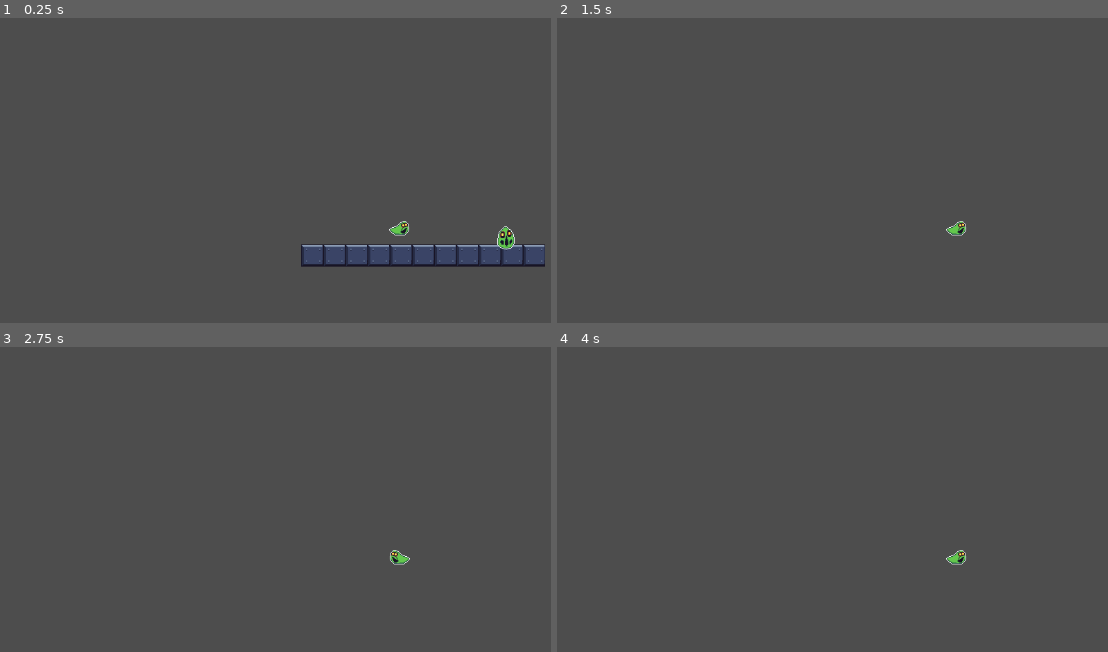
Above: before the commit, frames 1-4 (two rows, left to right).
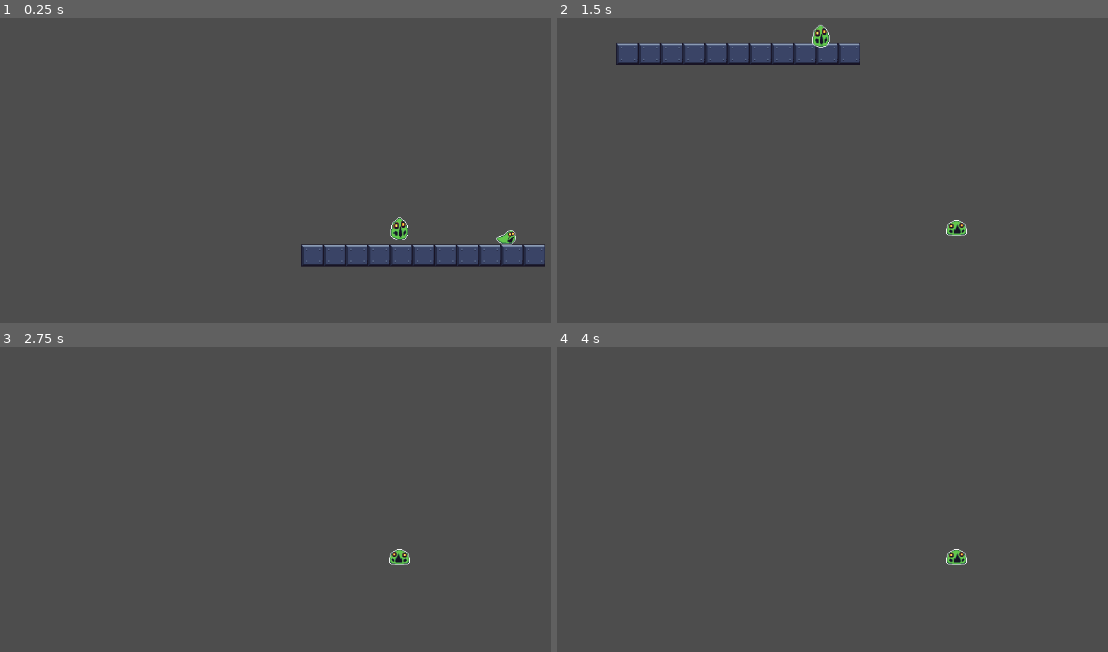
Above: after the commit, the same moments.

Repository: LordEnigma1/gameJam36LockIn
Game: Godot game, scene res://Scenes/main.tscn
The game is run twice, just before and just after one commit, with the same random seed, the same clock (stepped at 60 frames per second) and the same inputs.
Inputs:
- Up to frame 1 (0.25 s): no input
- Up to frame 2 (1.5 s): hold Right (right) from 0.53 s (still down); tap Shift (dash) at 0.6 s; tap Space (jump) at 0.77, 0.8, 1.07, 1.35 s
- Up to frame 3 (2.75 s): tap Space (jump) at 1.52, 1.82, 2.3 s; tap Shift (dash) at 1.55, 2.1 s; tap Enter at 2 s; release Right (right) at 2.03 s; hold Left (left) from 2.03 s (still down)
- Up to frame 4 (4 s): tap Space (jump) at 2.75, 3.02, 3.32, 3.77, 3.8 s; release Left (left) at 2.78 s; hold Right (right) from 2.78 s (still down); tap E (possess) at 2.85 s; tap Shift (dash) at 3.05, 3.6 s; tap Enter at 3.5 s

The runs differ from the first frame. In frame 1, 0.4% of the frame differs, in the area x 70-94%, y 65-77%; in frame 2, 3.4%, in the area x 10-75%, y 2-72%; in frame 3, 0.2%; in frame 4, 0.2%.

Commit message:
Updated dash animation

Diff:
--- a/game-jam-entry-lock-in/Scenes/player.tscn
+++ b/game-jam-entry-lock-in/Scenes/player.tscn
@@ -2,28 +2,42 @@
 
 [ext_resource type="Script" uid="uid://bhig7el1b7exv" path="res://Scenes/playerMovement.gd" id="1_6t5aa"]
 [ext_resource type="Texture2D" uid="uid://bcuhts2cqbx0c" path="res://assets/player/spritePlayerSheet.png" id="2_cvnsp"]
+[ext_resource type="Texture2D" uid="uid://cde2kwrdu1vbw" path="res://assets/player/runSheet.png" id="3_fkybt"]
 [ext_resource type="Script" uid="uid://ytynqewpv8c7" path="res://Scenes/playerControl.gd" id="3_vgqql"]
 
-[sub_resource type="RectangleShape2D" id="RectangleShape2D_cvnsp"]
-size = Vector2(29, 22)
+[sub_resource type="CapsuleShape2D" id="CapsuleShape2D_x3wgy"]
+radius = 13.0
+height = 34.0
 
-[sub_resource type="AtlasTexture" id="AtlasTexture_6t5aa"]
+[sub_resource type="AtlasTexture" id="AtlasTexture_3smsa"]
 atlas = ExtResource("2_cvnsp")
-region = Rect2(32, 0, 32, 35)
+region = Rect2(33, 14, 29, 21)
 
-[sub_resource type="AtlasTexture" id="AtlasTexture_vgqql"]
+[sub_resource type="AtlasTexture" id="AtlasTexture_8erm5"]
 atlas = ExtResource("2_cvnsp")
-region = Rect2(64, 0, 32, 35)
+region = Rect2(67, 2, 25, 33)
 
-[sub_resource type="AtlasTexture" id="AtlasTexture_fkybt"]
-atlas = ExtResource("2_cvnsp")
-region = Rect2(0, 0, 32, 35)
+[sub_resource type="AtlasTexture" id="AtlasTexture_f1ek2"]
+atlas = ExtResource("3_fkybt")
+region = Rect2(0, 9, 32, 23)
+
+[sub_resource type="AtlasTexture" id="AtlasTexture_tx1dd"]
+atlas = ExtResource("3_fkybt")
+region = Rect2(32, 9, 32, 23)
+
+[sub_resource type="AtlasTexture" id="AtlasTexture_gymyn"]
+atlas = ExtResource("3_fkybt")
+region = Rect2(64, 9, 32, 23)
+
+[sub_resource type="AtlasTexture" id="AtlasTexture_pu2lt"]
+atlas = ExtResource("3_fkybt")
+region = Rect2(96, 9, 32, 23)
 
 [sub_resource type="SpriteFrames" id="SpriteFrames_6t5aa"]
 animations = [{
 "frames": [{
 "duration": 1.0,
-"texture": SubResource("AtlasTexture_6t5aa")
+"texture": SubResource("AtlasTexture_3smsa")
 }],
 "loop": true,
 "name": &"dash",
@@ -31,7 +45,7 @@
 }, {
 "frames": [{
 "duration": 1.0,
-"texture": SubResource("AtlasTexture_vgqql")
+"texture": SubResource("AtlasTexture_8erm5")
 }],
 "loop": true,
 "name": &"jump",
@@ -39,7 +53,16 @@
 }, {
 "frames": [{
 "duration": 1.0,
-"texture": SubResource("AtlasTexture_fkybt")
+"texture": SubResource("AtlasTexture_f1ek2")
+}, {
+"duration": 1.0,
+"texture": SubResource("AtlasTexture_tx1dd")
+}, {
+"duration": 1.0,
+"texture": SubResource("AtlasTexture_gymyn")
+}, {
+"duration": 1.0,
+"texture": SubResource("AtlasTexture_pu2lt")
 }],
 "loop": true,
 "name": &"move",
@@ -55,12 +78,12 @@
 is_possessed = true
 
 [node name="CollisionShape2D" type="CollisionShape2D" parent="." unique_id=680300575]
-shape = SubResource("RectangleShape2D_cvnsp")
+shape = SubResource("CapsuleShape2D_x3wgy")
 
 [node name="AnimatedSprite2D" type="AnimatedSprite2D" parent="." unique_id=452701996]
-position = Vector2(0, -7)
 sprite_frames = SubResource("SpriteFrames_6t5aa")
 animation = &"dash"
+frame_progress = 0.4696136
 
 [node name="Camera2D" type="Camera2D" parent="." unique_id=2058491844]
 
@@ -79,3 +102,6 @@
 shape = SubResource("CapsuleShape2D_fkybt")
 
 [node name="ejectMarker" type="Marker2D" parent="." unique_id=247456070]
+
+[connection signal="timeout" from="dashTimer" to="." method="_on_dash_timer_timeout"]
+[connection signal="timeout" from="dashCooldown" to="." method="_on_dash_cooldown_timeout"]
--- a/game-jam-entry-lock-in/Scenes/playerMovement.gd
+++ b/game-jam-entry-lock-in/Scenes/playerMovement.gd
@@ -4,8 +4,7 @@
 @export var is_possessed: bool = false
 @export var speed: float = 300.0
 @onready var eject_marker: Marker2D = $ejectMarker
-
-
+@onready var collision_shape_2d: CollisionShape2D = $CollisionShape2D
 @onready var animated_sprite_2d: AnimatedSprite2D = $AnimatedSprite2D
 
 var gravity: float = 500.0
@@ -19,13 +18,13 @@
 @onready var dash_cooldown: Timer = $dashCooldown
 
 
-
 # Jump variables
 @export var jump_speed: float = -550.0
 @export var base_gravity: float = 1400.0
 @export var fall_gravity_multiplier: float = 1.7
 @export var jump_cut_multiplier: float = 0.35
 var is_jumping: bool = false
+
 
 func _physics_process(delta: float) -> void:
 	var input_dir: float = 0.0
@@ -43,12 +42,15 @@
 
 
 	if not is_on_floor() or velocity.y < 0:
+		animated_sprite_2d.play("jump")
 		var current_gravity = base_gravity
 		if velocity.y > 0:
 			current_gravity *= fall_gravity_multiplier
 		velocity.y += current_gravity * delta
+
 	else:
 		is_jumping = false
+		animated_sprite_2d.play("move")
 
 	# Jump
 	if want_jump and is_on_floor():
@@ -66,6 +68,7 @@
 		can_dash = false
 		dash_timer.start()
 		dash_cooldown.start()
+		animated_sprite_2d.play("dash")
 
 	# Movement
 	if input_dir != 0:
@@ -73,6 +76,12 @@
 		animated_sprite_2d.flip_h = (input_dir < 0)
 	else:
 		velocity.x = move_toward(velocity.x, 0, speed)
+
+	if not is_dashing:
+		if input_dir != 0:
+			animated_sprite_2d.play("move")
+	else:
+			animated_sprite_2d.play("dash")
 
 	move_and_slide()
 
--- a/game-jam-entry-lock-in/Scenes/police_npc.tscn
+++ b/game-jam-entry-lock-in/Scenes/police_npc.tscn
@@ -4,6 +4,10 @@
 [ext_resource type="Texture2D" uid="uid://bcuhts2cqbx0c" path="res://assets/player/spritePlayerSheet.png" id="2_0hkck"]
 
 [sub_resource type="RectangleShape2D" id="RectangleShape2D_0hkck"]
+
+[sub_resource type="AtlasTexture" id="AtlasTexture_0hkck"]
+atlas = ExtResource("2_0hkck")
+region = Rect2(33, 14, 29, 21)
 
 [sub_resource type="AtlasTexture" id="AtlasTexture_6x6wt"]
 atlas = ExtResource("2_0hkck")
@@ -13,10 +17,18 @@
 animations = [{
 "frames": [{
 "duration": 1.0,
+"texture": SubResource("AtlasTexture_0hkck")
+}],
+"loop": true,
+"name": &"jump",
+"speed": 5.0
+}, {
+"frames": [{
+"duration": 1.0,
 "texture": SubResource("AtlasTexture_6x6wt")
 }],
 "loop": true,
-"name": &"default",
+"name": &"move",
 "speed": 5.0
 }]
 
@@ -28,6 +40,7 @@
 
 [node name="AnimatedSprite2D" type="AnimatedSprite2D" parent="." unique_id=31265239]
 sprite_frames = SubResource("SpriteFrames_6x6wt")
+animation = &"jump"
 
 [node name="dashTimer" type="Timer" parent="." unique_id=1959019011]
 wait_time = 0.2
@@ -37,3 +50,6 @@
 [node name="ejectMarker" type="Marker2D" parent="." unique_id=845956257]
 position = Vector2(12, 2)
 rotation = 1.5707964
+
+[connection signal="timeout" from="dashTimer" to="." method="_on_dash_timer_timeout"]
+[connection signal="timeout" from="dashCooldown" to="." method="_on_dash_cooldown_timeout"]
